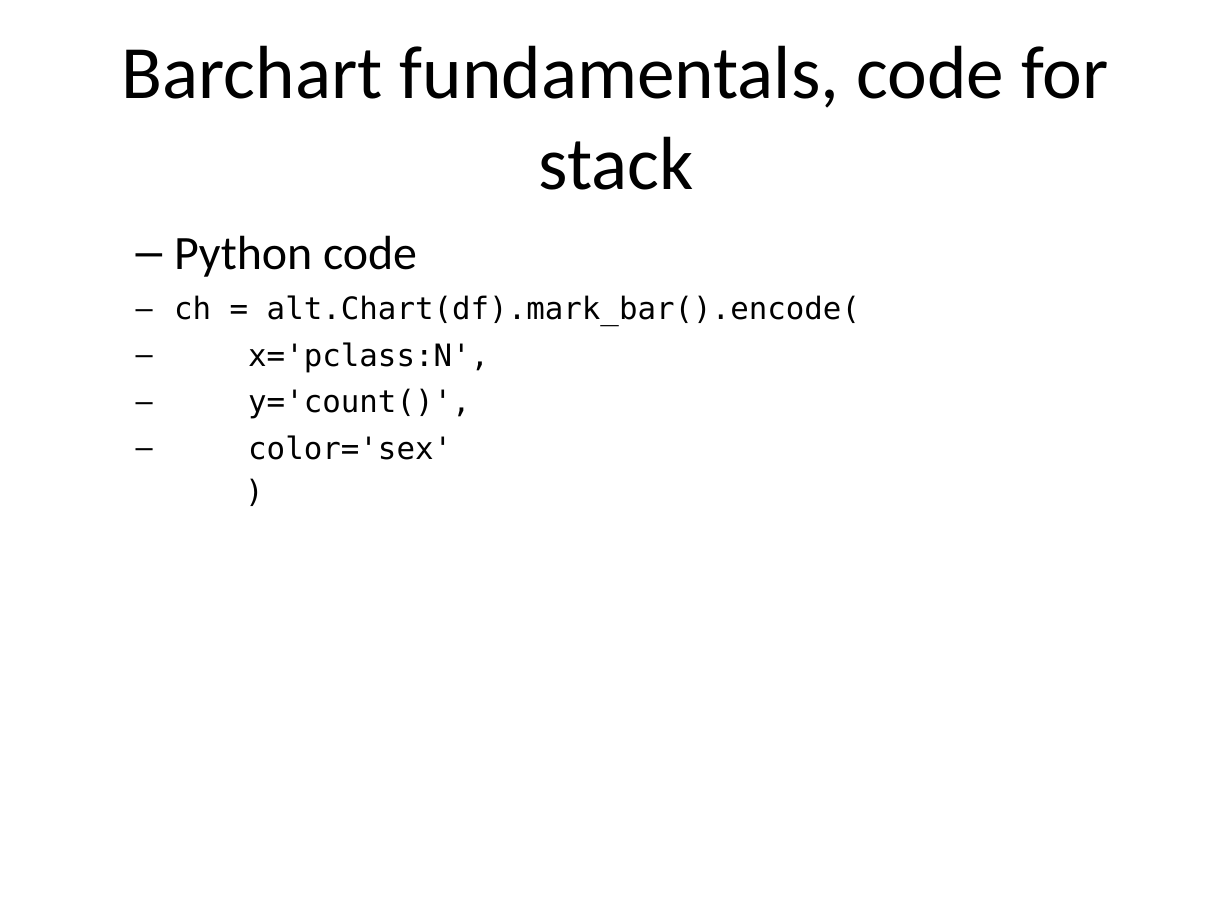
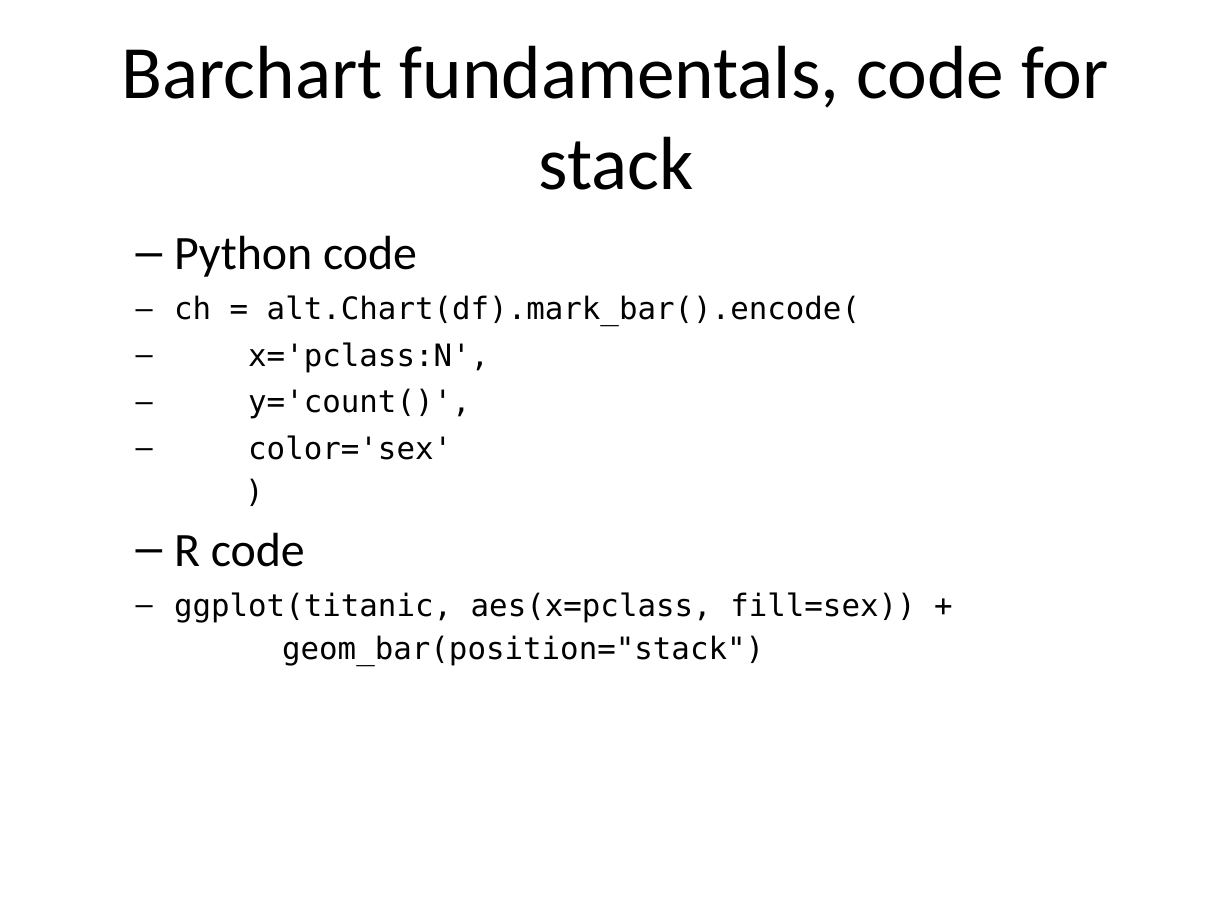
Before and after one commit to pmean/data-visualization, a slide deck: slide 32 of data-viz-02/component/fundamentals.pptx. Drawn at 1232x924 pixels with LibreOffice and Linux fonts; fonts in the diff are those of the drawing. Boxes give left, top, right and bottom in pixels: in the first picture for what was removed or moved away, otherwise in the second. Text is boxed around its words. In the diff, an @@ line names an element or a change of style, - is before the commit and + after.

Commit message:
Dodge and stack in data-viz-02

```diff
--- a/data-viz-02/component/fundamentals.pptx
+++ b/data-viz-02/component/fundamentals.pptx
@@ text at (174, 532, 915, 666): paragraphs added @@
+  – R code
+ggplot(titanic, aes(x=pclass, fill=sex)) +
+geom_bar(position="stack")
```
Also in this commit, not shown: 1 other slide changed, 1 other file.
